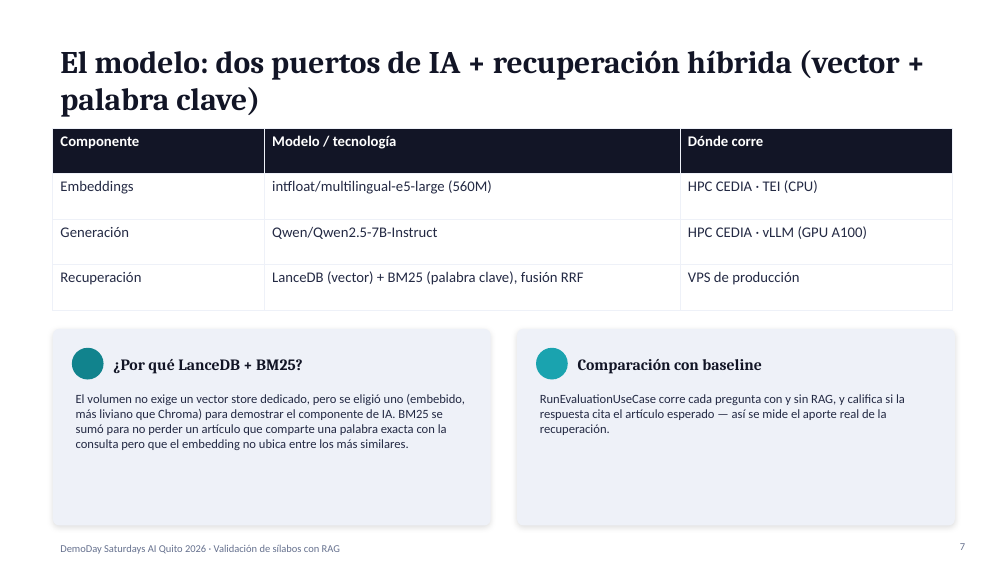
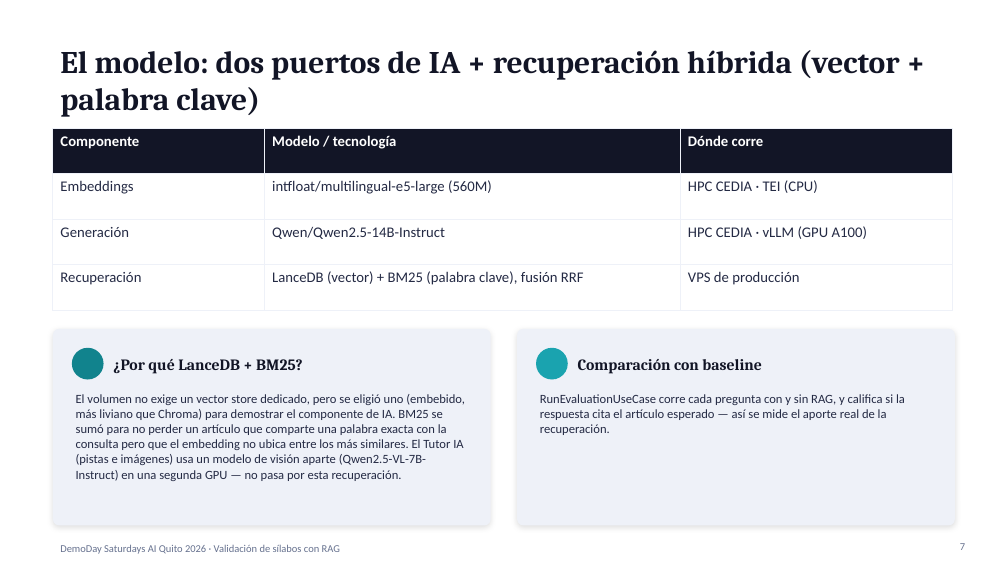
Before and after one commit to franciscohiguera1975/vibe-coding-project, a slide deck: slide 7 of docs/saturdays_ai/DemoDaySaturdaysAI_HybridRetrieval_Presentacion.pptx. Drawn at 1008x567 pixels with LibreOffice and Linux fonts; fonts in the diff are those of the drawing. Boxes give left, top, right and bottom in pixels: in the first picture for what was removed or moved away, otherwise in the second. Text is boxed around its words. In the diff, an @@ line names an element or a change of style, - is before the commit and + after.

Commit message:
docs(saturdays-ai): reflect 14B/2-GPU HPC architecture in deliverables, add demo questions
Updates the informe and presentacion with the AI Tutor's HPC connection,
the 14B text model upgrade, and the new chat de normativa screen — all
previously only in the plan log. Adds a step-by-step RAG mechanism
explanation to the informe, and a new doc with example demo questions
tested live in production.

```diff
--- a/docs/saturdays_ai/DemoDaySaturdaysAI_HybridRetrieval_Presentacion.pptx
+++ b/docs/saturdays_ai/DemoDaySaturdaysAI_HybridRetrieval_Presentacion.pptx
@@ table at [53,129,953,310] @@
-row 3, column 2: Qwen/Qwen2.5-7B-Instruct
+row 3, column 2: Qwen/Qwen2.5-14B-Instruct
@@ text at [76,394,465,481]: text changed @@
-El volumen no exige un vector store dedicado, pero se eligió uno (embebido, más liviano que Chroma) para demostrar el componente de IA. BM25 se sumó para no perder un artículo que comparte una palabra exacta con la consulta pero que el embedding no ubica entre los más similares.
+El volumen no exige un vector store dedicado, pero se eligió uno (embebido, más liviano que Chroma) para demostrar el componente de IA. BM25 se sumó para no perder un artículo que comparte una palabra exacta con la consulta pero que el embedding no ubica entre los más similares. El Tutor IA (pistas e imágenes) usa un modelo de visión aparte (Qwen2.5-VL-7B-Instruct) en una segunda GPU — no pasa por esta recuperación.
```
Also in this commit, not shown: 2 other slides changed, 3 other files.
